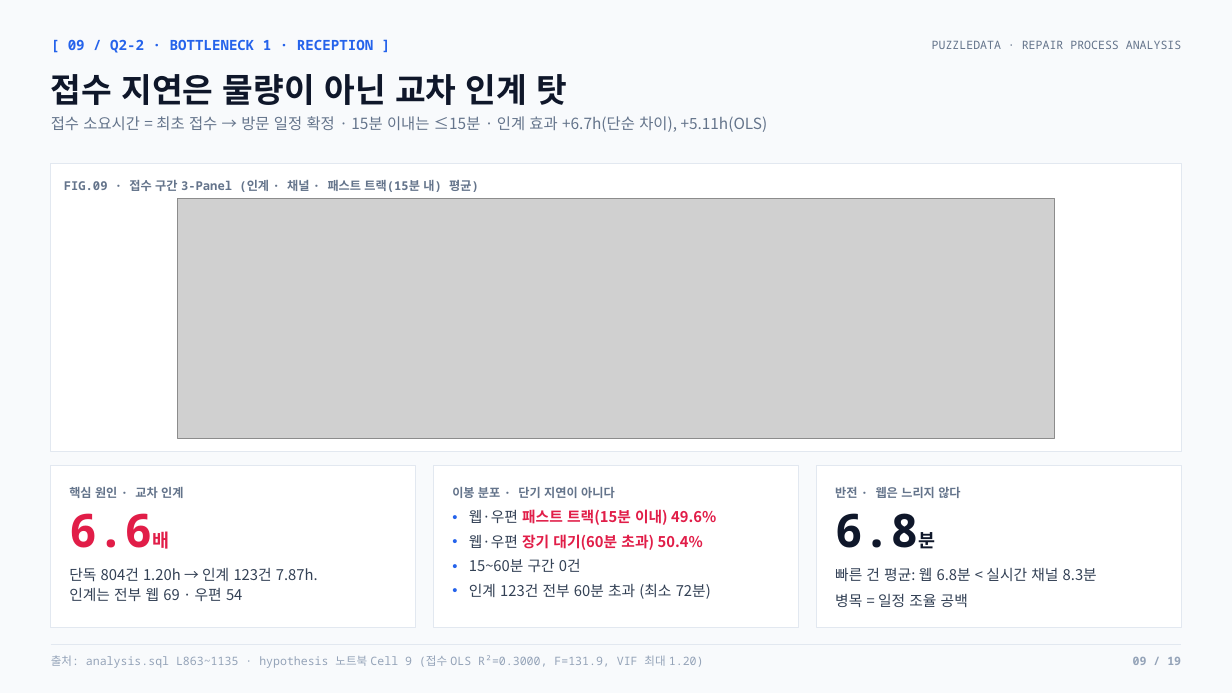
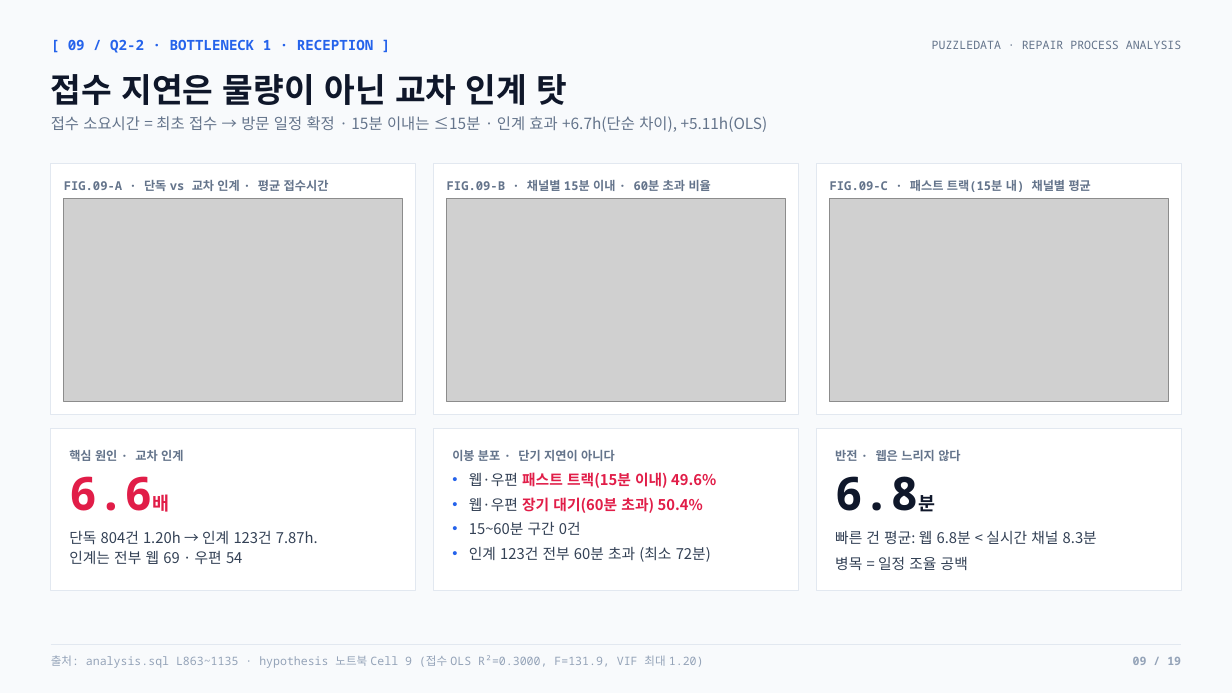
Before and after one commit to nus1245/puzzle_data, a slide deck: slide 9 of outputs/pptx/puzzledata_repair_report.pptx. Drawn at 1232x693 pixels with LibreOffice and Linux fonts; fonts in the diff are those of the drawing; grey boxes stand for pictures. Boxes give left, top, right and bottom in pixels: in the first picture for what was removed or moved away, otherwise in the second. Text is boxed around its words. In the diff, an @@ line names an element or a change of style, - is before the commit and + after.

```diff
--- a/outputs/pptx/puzzledata_repair_report.pptx
+++ b/outputs/pptx/puzzledata_repair_report.pptx
@@ rectangle: place and size @@
-rectangle at [51, 164, 1181, 451]
+rectangle at [51, 164, 415, 414]
@@ rectangle: place and size @@
-rectangle at [51, 465, 415, 628]
+rectangle at [433, 164, 798, 414]
@@ rectangle added at [817, 164, 1181, 414], fill #FFFFFF, outline #E2E8F0 0.75 pt @@
@@ text at [64, 180, 329, 191]: text changed @@
-FIG.09 · 접수 구간 3-Panel (인계 · 채널 · 패스트 트랙(15분 내) 평균)
+FIG.09-A · 단독 vs 교차 인계 · 평균 접수시간
@@ picture added at [64, 198, 402, 401] @@
@@ picture removed at [177, 198, 1055, 438] @@
@@ picture added at [446, 198, 785, 401] @@
@@ text added at [447, 180, 711, 191], 9.5 pt, text #64748B, bold @@
+FIG.09-B · 채널별 15분 이내 · 60분 초과 비율
@@ text added at [830, 180, 1091, 192], 9.5 pt, text #64748B, bold @@
+FIG.09-C · 패스트 트랙(15분 내) 채널별 평균
@@ picture added at [830, 198, 1168, 401] @@
@@ rectangle added at [51, 428, 415, 591], fill #FFFFFF, outline #E2E8F0 0.75 pt @@
@@ 9 texts, 2 rectangles: place and size @@
-9 texts, 2 rectangles at [69, 465, 1181, 628]
+9 texts, 2 rectangles at [69, 428, 1181, 591]
```
Also in this commit, not shown: 6 other files.
